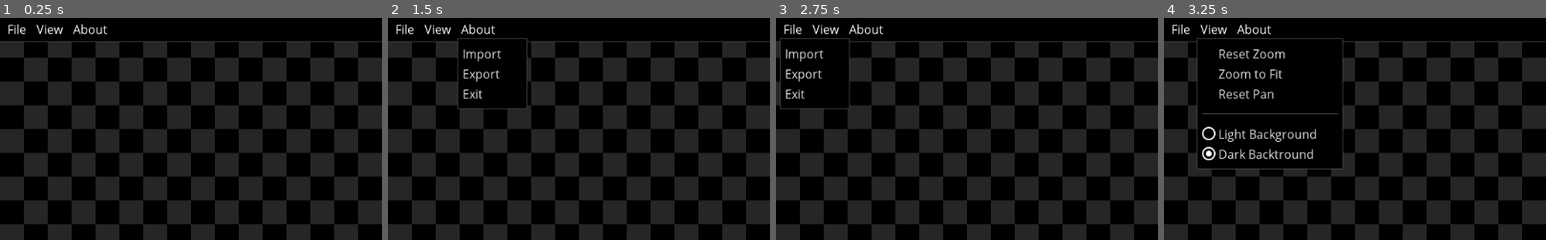
Above: before the commit, frames 1-4 (left to right).
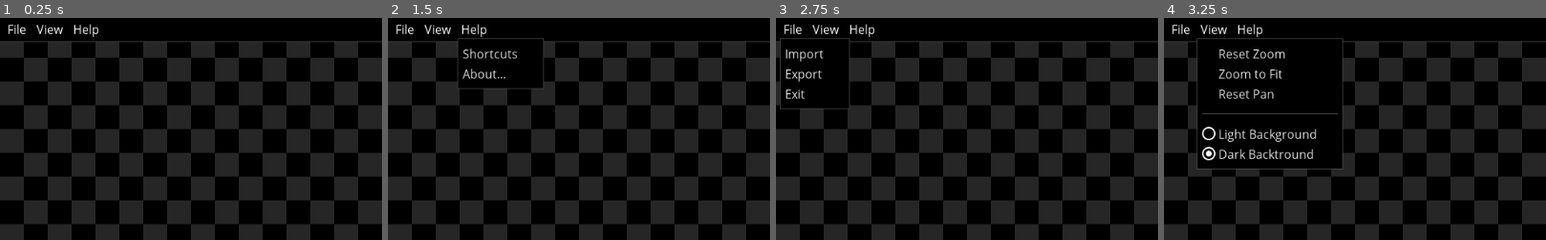
Above: after the commit, the same moments.

Repository: MeanLight-Studio/ScaleNX
Game: Godot game, scene res://Main.tscn
Two runs of this game, one before a commit and one after it. Both use one fixed random seed, a clock stepped at 60 frames per second and the inputs below.
Inputs (mouse positions are % of the whole screen's width and height, from its top left):
- Up to frame 1 (0.25 s): no input
- Up to frame 2 (1.5 s): click (12, 3) at 0.5 s, where only the run before the commit has a clickable "About"; click (11, 3) at 1.25 s, where only the run after the commit has a clickable "Help"
- Up to frame 3 (2.75 s): click "File" at 2 s
- Up to frame 4 (3.25 s): click "View" at 2.75 s
The pictures show only the part of the screen within x 0-50%, y 0-50%; the shares and areas given below are measured in that part.

The runs differ from the first frame. In frame 1, 0.3% of the frame differs, in the area x 19-28%, y 2-9%; in frame 2, 2.2%, in the area x 18-41%, y 2-42%; in frame 3, 0.3%; in frame 4, 0.3%.

Commit message:
Add about dialog

Diff:
--- /dev/null
+++ b/AboutDialog.gd
@@ -0,0 +1,19 @@
+extends PopupDialog
+
+
+
+
+func _on_Button_pressed():
+	OS.shell_open("https://spriteshift.itch.io/")
+
+
+func _on_Button2_pressed():
+	OS.shell_open("https://twitter.com/spriteshift/")
+
+
+func _on_LinkButton_pressed():
+	OS.shell_open("https://ko-fi.com/spriteshift")
+
+
+func _on_MeanlightLink_pressed():
+	OS.shell_open("https://meanlight-studio.com")
--- a/Main.gd
+++ b/Main.gd
@@ -25,7 +25,7 @@
 
 onready var file_menu : PopupMenu = $ToolBar/VBoxContainer/FileMenu.get_popup()
 onready var view_menu : PopupMenu = $ToolBar/VBoxContainer/ViewMenu.get_popup()
-onready var about_menu : PopupMenu = $ToolBar/VBoxContainer/AboutMenu.get_popup()
+onready var help_menu : PopupMenu = $ToolBar/VBoxContainer/HelpMenu.get_popup()
 
 onready var checkboard := $CheckBoard
 
@@ -60,7 +60,7 @@
 	get_tree().connect("files_dropped", self, "_on_files_dropped")
 	file_menu.connect("id_pressed", self, "_on_file_menu_id_pressed")
 	view_menu.connect("id_pressed", self, "_on_view_menu_id_pressed")
-	about_menu.connect("id_pressed", self, "_on_about_menu_id_pressed")
+	help_menu.connect("id_pressed", self, "_on_help_menu_id_pressed")
 
 	if OS.get_name() == "HTML5":
 		file_menu.remove_item(2)
@@ -244,8 +244,12 @@
 			view_menu.toggle_item_checked(view_menu.get_item_index(4))
 			checkboard.material.set_shader_param("brightness", 0)
 
-func _on_about_menu_id_pressed(id):
-	print(id)
+func _on_help_menu_id_pressed(id):
+	match id:
+		0:
+			pass
+		1:
+			$AboutDialog.popup_centered()
 
 func adjust_reference_rect(sprite : Sprite):
 	sprite.get_node("ReferenceRect").rect_size = texture.get_size()
--- a/Main.tscn
+++ b/Main.tscn
@@ -1,8 +1,12 @@
-[gd_scene load_steps=9 format=2]
+[gd_scene load_steps=13 format=2]
 
 [ext_resource path="res://MinimalUI/MinimalUI.tres" type="Theme" id=1]
 [ext_resource path="res://Main.gd" type="Script" id=2]
 [ext_resource path="res://scale3X.shader" type="Shader" id=3]
+[ext_resource path="res://Images/spriteshift.png" type="Texture" id=4]
+[ext_resource path="res://Images/twitter.png" type="Texture" id=5]
+[ext_resource path="res://Images/itchio.png" type="Texture" id=6]
+[ext_resource path="res://AboutDialog.gd" type="Script" id=7]
 
 [sub_resource type="Shader" id=1]
 code = "shader_type canvas_item;
@@ -268,15 +272,157 @@
 items = [ "Reset Zoom", null, 0, false, false, 0, 0, null, "", false, "Zoom to Fit", null, 0, false, false, 1, 0, null, …(250 unchanged characters)…
 switch_on_hover = true
 
-[node name="AboutMenu" type="MenuButton" parent="ToolBar/VBoxContainer"]
+[node name="HelpMenu" type="MenuButton" parent="ToolBar/VBoxContainer"]
 margin_left = 88.0
-margin_right = 144.0
+margin_right = 133.0
 margin_bottom = 25.0
 focus_mode = 2
-text = "About"
-items = [ "Import", null, 0, false, false, 0, 0, null, "", false, "Export", null, 0, false, false, 1, 0, null, "", false, "Exit", null, 0, false, false, 2, 0, null, "", false ]
+text = "Help"
+items = [ "Shortcuts", null, 0, false, false, 0, 0, null, "", false, "About...", null, 0, false, false, 1, 0, null, "", false ]
 switch_on_hover = true
+
+[node name="AboutDialog" type="PopupDialog" parent="."]
+visible = true
+anchor_left = 0.5
+anchor_top = 0.5
+anchor_right = 0.5
+anchor_bottom = 0.5
+margin_left = -124.0
+margin_top = -192.0
+margin_right = 124.0
+margin_bottom = 192.0
+script = ExtResource( 7 )
+__meta__ = {
+"_edit_use_anchors_": false
+}
+
+[node name="VBoxContainer" type="VBoxContainer" parent="AboutDialog"]
+anchor_left = 0.5
+anchor_top = 0.5
+anchor_right = 0.5
+anchor_bottom = 0.5
+margin_left = -69.0
+margin_top = -171.0
+margin_right = 69.0
+margin_bottom = -51.0
+grow_horizontal = 2
+grow_vertical = 2
+alignment = 1
+__meta__ = {
+"_edit_use_anchors_": false
+}
+
+[node name="Label" type="Label" parent="AboutDialog/VBoxContainer"]
+margin_left = 22.0
+margin_right = 116.0
+margin_bottom = 23.0
+size_flags_horizontal = 4
+text = "ScaleNX v0.1"
+
+[node name="HSeparator" type="HSeparator" parent="AboutDialog/VBoxContainer"]
+margin_top = 27.0
+margin_right = 138.0
+margin_bottom = 31.0
+
+[node name="Label2" type="Label" parent="AboutDialog/VBoxContainer"]
+margin_top = 35.0
+margin_right = 137.0
+margin_bottom = 58.0
+size_flags_horizontal = 4
+text = "UX Design: Webox"
+
+[node name="Label3" type="Label" parent="AboutDialog/VBoxContainer"]
+margin_left = 15.0
+margin_top = 62.0
+margin_right = 123.0
+margin_bottom = 85.0
+size_flags_horizontal = 4
+text = "Code: Azagaya"
+
+[node name="HSeparator2" type="HSeparator" parent="AboutDialog/VBoxContainer"]
+margin_top = 89.0
+margin_right = 138.0
+margin_bottom = 93.0
+
+[node name="LinkButton" type="LinkButton" parent="AboutDialog/VBoxContainer"]
+margin_top = 97.0
+margin_right = 138.0
+margin_bottom = 120.0
+custom_colors/font_color = Color( 0.870588, 0.796078, 0.623529, 1 )
+custom_colors/font_color_hover = Color( 0.933333, 0.87451, 0.74902, 1 )
+custom_colors/font_color_pressed = Color( 0.933333, 0.878431, 0.74902, 1 )
+text = "Support This Tool!"
+
+[node name="HBoxContainer" type="HBoxContainer" parent="AboutDialog"]
+anchor_top = 1.0
+anchor_right = 1.0
+anchor_bottom = 1.0
+margin_left = 24.0
+margin_top = -199.0
+margin_right = -24.0
+margin_bottom = -135.0
+alignment = 1
+__meta__ = {
+"_edit_use_anchors_": false
+}
+
+[node name="Button" type="Button" parent="AboutDialog/HBoxContainer"]
+margin_left = 34.0
+margin_right = 98.0
+margin_bottom = 64.0
+rect_min_size = Vector2( 64, 64 )
+icon = ExtResource( 6 )
+flat = true
+expand_icon = true
+
+[node name="Button2" type="Button" parent="AboutDialog/HBoxContainer"]
+margin_left = 102.0
+margin_right = 166.0
+margin_bottom = 64.0
+rect_min_size = Vector2( 64, 64 )
+icon = ExtResource( 5 )
+flat = true
+expand_icon = true
+
+[node name="TextureRect" type="TextureRect" parent="AboutDialog"]
+margin_left = 7.0
+margin_top = 284.0
+margin_right = 71.0
+margin_bottom = 348.0
+texture = ExtResource( 4 )
+
+[node name="Label" type="Label" parent="AboutDialog/TextureRect"]
+anchor_left = 1.0
+anchor_top = 0.5
+anchor_right = 1.0
+anchor_bottom = 0.5
+margin_left = -4.0
+margin_top = -20.0
+margin_right = 74.0
+margin_bottom = 3.0
+text = "Spriteshift"
+
+[node name="MeanlightLink" type="LinkButton" parent="AboutDialog/TextureRect"]
+anchor_left = 1.0
+anchor_top = 1.0
+anchor_right = 1.0
+anchor_bottom = 1.0
+margin_left = 20.0
+margin_top = -33.0
+margin_right = 170.0
+margin_bottom = -10.0
+custom_colors/font_color = Color( 0.870588, 0.796078, 0.623529, 1 )
+custom_colors/font_color_hover = Color( 0.933333, 0.87451, 0.74902, 1 )
+custom_colors/font_color_pressed = Color( 0.933333, 0.87451, 0.74902, 1 )
+text = "by Meanlight Studio"
+__meta__ = {
+"_edit_use_anchors_": false
+}
 
 [connection signal="value_changed" from="Panel/VBoxContainer/HBoxContainer/SpinBox" to="." method="_on_SpinBox_value_changed"]
 [connection signal="file_selected" from="FileDialog" to="." method="_on_FileDialog_file_selected"]
 [connection signal="file_selected" from="SaveDialog" to="." method="_on_SaveDialog_file_selected"]
+[connection signal="pressed" from="AboutDialog/VBoxContainer/LinkButton" to="AboutDialog" method="_on_LinkButton_pressed"]
+[connection signal="pressed" from="AboutDialog/HBoxContainer/Button" to="AboutDialog" method="_on_Button_pressed"]
+[connection signal="pressed" from="AboutDialog/HBoxContainer/Button2" to="AboutDialog" method="_on_Button2_pressed"]
+[connection signal="pressed" from="AboutDialog/TextureRect/MeanlightLink" to="AboutDialog" method="_on_MeanlightLink_pressed"]
Binary file added: Images/itchio.png
Not shown, added: Images/itchio.png.import
Binary file added: Images/sitelogo.png
Not shown, added: Images/sitelogo.png.import
Not shown, added: Images/spriteshift-logo.png.import
Binary file added: Images/spriteshift.png
Not shown, added: Images/spriteshift.png.import
Binary file added: Images/twitter.png
Not shown, added: Images/twitter.png.import
